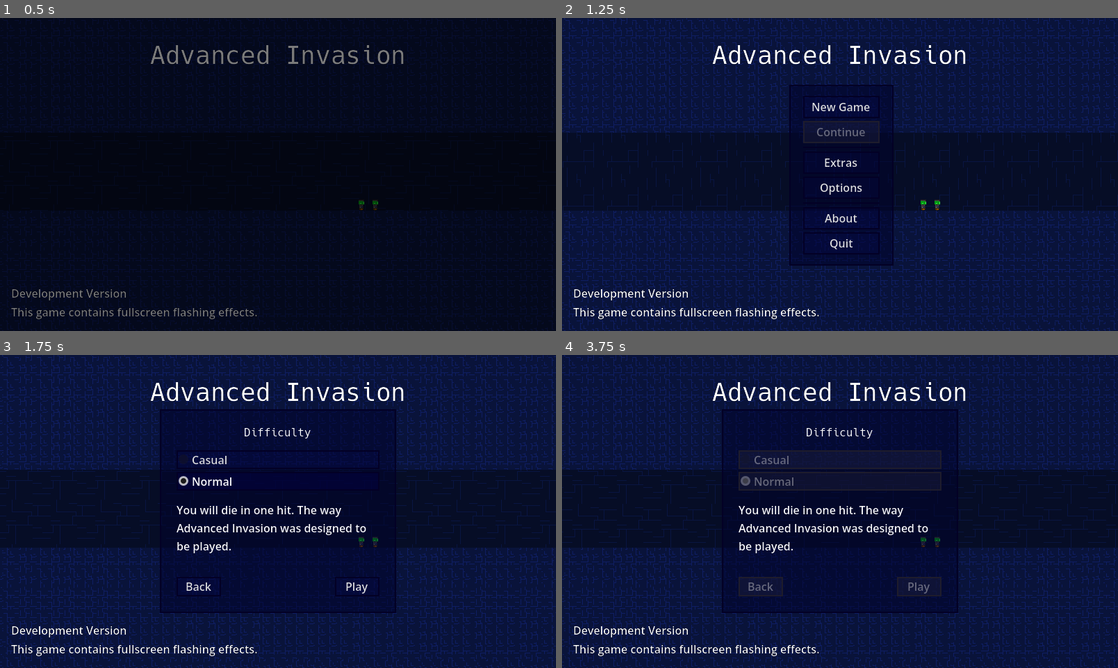
Above: before the commit, frames 1-4 (two rows, left to right).
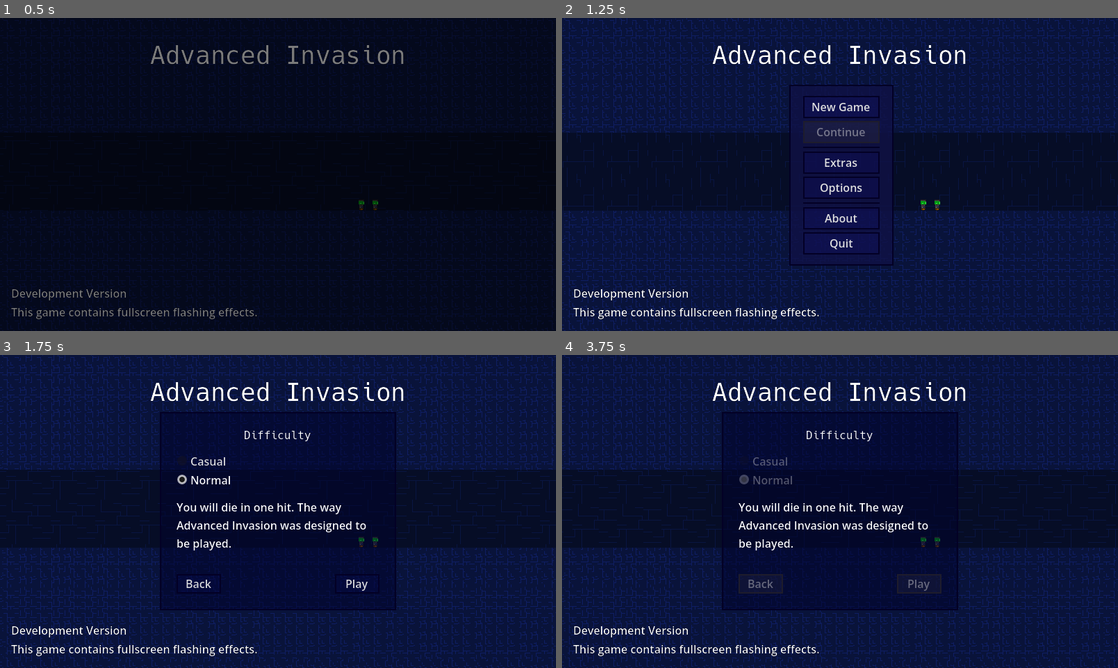
Above: after the commit, the same moments.

Repository: SpeedyVelcro/advanced-invasion
Game: Godot game, scene res://Main.tscn
The game is run twice, just before and just after one commit, with the same random seed, the same clock (stepped at 60 frames per second) and the same inputs. Sound files missing from this copy of the repository are replaced by a short silence.
Inputs (mouse positions are in pixels of both pictures, inside the frame that each line leads up to):
- Up to frame 1 (0.5 s): no input
- Up to frame 2 (1.25 s): tap Enter (ui_accept) at 0.5 s; move the mouse to (962, 158) at 0.52 s; hold D (move_right) from 0.53 s (still down); tap Space (attack) at 0.6 s; click (962, 158) at 0.67 s; tap W (jump) at 0.77 s
- Up to frame 3 (1.75 s): release D (move_right) at 1.25 s; click "New Game" at 1.25 s
- Up to frame 4 (3.75 s): click "Normal" at 2 s; click "Normal" at 2.75 s; click "Play" at 3.5 s

Frame 1 is identical in both runs. In frame 2, less than 0.1% of the frame differs, in the area x 46-54%, y 45-57%; in frame 3, 2.0%; in frame 4, 2.6%, in the area x 29-71%, y 17-83%.

Commit message:
Fix options tab styling

Diff:
--- a/GUI/PauseMenu/PauseMenu.tscn
+++ b/GUI/PauseMenu/PauseMenu.tscn
@@ -28,7 +28,9 @@
 
 [node name="UIScalingSubViewport" type="SubViewport" parent="CanvasLayer/SubViewportContainer" unique_id=1087964871]
 transparent_bg = true
+handle_input_locally = false
 size = Vector2i(1280, 720)
+render_target_update_mode = 4
 script = ExtResource("2_1qfkk")
 metadata/_custom_type_script = "uid://q556kuuqjbtq"
 
--- a/GUI/Themes/MenuTheme.tres
+++ b/GUI/Themes/MenuTheme.tres
@@ -18,6 +18,14 @@
 border_width_bottom = 2
 border_color = Color(0.490196, 0.952941, 1, 0.466667)
 
+[sub_resource type="StyleBoxFlat" id="StyleBoxFlat_4k40w"]
+bg_color = Color(0.007843138, 0, 0.25490198, 0.5803922)
+border_width_left = 2
+border_width_top = 2
+border_width_right = 2
+border_width_bottom = 2
+border_color = Color(0.490196, 0.952941, 1, 0.466667)
+
 [sub_resource type="StyleBoxFlat" id="4"]
 bg_color = Color(0.0509804, 0.00392157, 0.631373, 0.105882)
 border_width_left = 2
@@ -33,6 +41,26 @@
 border_width_right = 2
 border_width_bottom = 2
 border_color = Color(0.0117647, 0, 0.145098, 1)
+
+[sub_resource type="StyleBoxEmpty" id="StyleBoxEmpty_megyo"]
+
+[sub_resource type="StyleBoxEmpty" id="StyleBoxEmpty_gk03p"]
+
+[sub_resource type="StyleBoxEmpty" id="StyleBoxEmpty_ujk5d"]
+
+[sub_resource type="StyleBoxEmpty" id="StyleBoxEmpty_n4y2n"]
+
+[sub_resource type="StyleBoxEmpty" id="StyleBoxEmpty_ooua1"]
+
+[sub_resource type="StyleBoxEmpty" id="StyleBoxEmpty_dvkna"]
+
+[sub_resource type="StyleBoxEmpty" id="StyleBoxEmpty_bi63i"]
+
+[sub_resource type="StyleBoxEmpty" id="StyleBoxEmpty_lygs7"]
+
+[sub_resource type="StyleBoxEmpty" id="StyleBoxEmpty_rgskd"]
+
+[sub_resource type="StyleBoxEmpty" id="StyleBoxEmpty_qpkem"]
 
 [sub_resource type="StyleBoxFlat" id="6"]
 bg_color = Color(0.0117647, 0, 0.145098, 1)
@@ -81,7 +109,7 @@
 border_color = Color(0.145098, 0.145098, 0.145098, 1)
 
 [sub_resource type="StyleBoxFlat" id="13"]
-bg_color = Color(0, 0.0117647, 0.345098, 0.498039)
+bg_color = Color(0.07700001, 0.0861, 0.35, 0.78431374)
 border_width_left = 2
 border_width_top = 2
 border_width_right = 2
@@ -121,6 +149,14 @@
 border_width_bottom = 2
 border_color = Color(0.0117647, 0, 0.145098, 1)
 
+[sub_resource type="StyleBoxFlat" id="StyleBoxFlat_kxy8d"]
+bg_color = Color(0.0509804, 0.00392157, 0.631373, 0.105882)
+border_width_left = 2
+border_width_top = 2
+border_width_right = 2
+border_width_bottom = 2
+border_color = Color(0.0117647, 0, 0.145098, 1)
+
 [sub_resource type="StyleBoxFlat" id="17"]
 draw_center = false
 border_width_top = 2
@@ -158,6 +194,40 @@
 border_width_right = 2
 border_color = Color(0.0117647, 0, 0.145098, 1)
 expand_margin_top = 10.0
+expand_margin_right = 2.0
+
+[sub_resource type="StyleBoxFlat" id="StyleBoxFlat_ivvxw"]
+content_margin_left = 20.0
+content_margin_right = 20.0
+bg_color = Color(0.06445839, 0.038500004, 0.35, 1)
+border_width_left = 2
+border_width_top = 2
+border_width_right = 2
+border_color = Color(0.0117647, 0, 0.145098, 1)
+expand_margin_top = 5.0
+expand_margin_right = 2.0
+
+[sub_resource type="StyleBoxFlat" id="StyleBoxFlat_4pjbj"]
+content_margin_left = 20.0
+content_margin_right = 20.0
+content_margin_bottom = 5.0
+bg_color = Color(0, 0.0117647, 0.345098, 0.498039)
+border_width_left = 2
+border_width_top = 2
+border_width_right = 2
+border_color = Color(0.0117647, 0, 0.145098, 1)
+expand_margin_top = 10.0
+expand_margin_right = 2.0
+
+[sub_resource type="StyleBoxFlat" id="StyleBoxFlat_rhlgk"]
+content_margin_left = 20.0
+content_margin_right = 20.0
+bg_color = Color(0.0196078, 0, 0.243137, 1)
+border_width_left = 2
+border_width_top = 2
+border_width_right = 2
+border_color = Color(0.0117647, 0, 0.145098, 1)
+expand_margin_top = 5.0
 expand_margin_right = 2.0
 
 [sub_resource type="StyleBoxFlat" id="21"]
@@ -195,6 +265,7 @@
 Button/styles/disabled = SubResource("1")
 Button/styles/focus = SubResource("2")
 Button/styles/hover = SubResource("3")
+Button/styles/hover_pressed = SubResource("StyleBoxFlat_4k40w")
 Button/styles/normal = SubResource("4")
 Button/styles/pressed = SubResource("5")
 CheckBox/colors/font_color = Color(0.88, 0.88, 0.88, 1)
@@ -209,12 +280,17 @@
 CheckBox/icons/radio_checked = null
 CheckBox/icons/radio_unchecked = null
 CheckBox/icons/unchecked = null
-CheckBox/styles/disabled = null
+CheckBox/styles/disabled = SubResource("StyleBoxEmpty_megyo")
 CheckBox/styles/focus = null
-CheckBox/styles/hover = null
-CheckBox/styles/hover_pressed = null
-CheckBox/styles/normal = null
-CheckBox/styles/pressed = null
+CheckBox/styles/hover = SubResource("StyleBoxEmpty_gk03p")
+CheckBox/styles/hover_pressed = SubResource("StyleBoxEmpty_ujk5d")
+CheckBox/styles/normal = SubResource("StyleBoxEmpty_n4y2n")
+CheckBox/styles/pressed = SubResource("StyleBoxEmpty_ooua1")
+CheckButton/styles/disabled = SubResource("StyleBoxEmpty_dvkna")
+CheckButton/styles/hover = SubResource("StyleBoxEmpty_bi63i")
+CheckButton/styles/hover_pressed = SubResource("StyleBoxEmpty_lygs7")
+CheckButton/styles/normal = SubResource("StyleBoxEmpty_rgskd")
+CheckButton/styles/pressed = SubResource("StyleBoxEmpty_qpkem")
 HSeparator/constants/separation = 4
 HSeparator/styles/separator = SubResource("6")
 HSlider/icons/grabber = null
@@ -272,11 +348,15 @@
 TabBar/icons/increment = null
 TabBar/icons/increment_highlight = null
 TabBar/styles/button = null
+TabBar/styles/button_highlight = null
 TabBar/styles/button_pressed = null
 TabBar/styles/panel = null
 TabBar/styles/tab_bg = null
 TabBar/styles/tab_disabled = null
 TabBar/styles/tab_fg = null
+TabBar/styles/tab_hovered = null
+TabBar/styles/tab_selected = null
+TabBar/styles/tab_unselected = SubResource("StyleBoxFlat_kxy8d")
 TabContainer/colors/font_color_bg = Color(0.69, 0.69, 0.69, 1)
 TabContainer/colors/font_color_disabled = Color(0.9, 0.9, 0.9, 0.2)
 TabContainer/colors/font_color_fg = Color(0.94, 0.94, 0.94, 1)
@@ -296,6 +376,9 @@
 TabContainer/styles/tab_bg = SubResource("18")
 TabContainer/styles/tab_disabled = SubResource("19")
 TabContainer/styles/tab_fg = SubResource("20")
+TabContainer/styles/tab_hovered = SubResource("StyleBoxFlat_ivvxw")
+TabContainer/styles/tab_selected = SubResource("StyleBoxFlat_4pjbj")
+TabContainer/styles/tab_unselected = SubResource("StyleBoxFlat_rhlgk")
 VScrollBar/icons/decrement = null
 VScrollBar/icons/decrement_highlight = null
 VScrollBar/icons/increment = null
